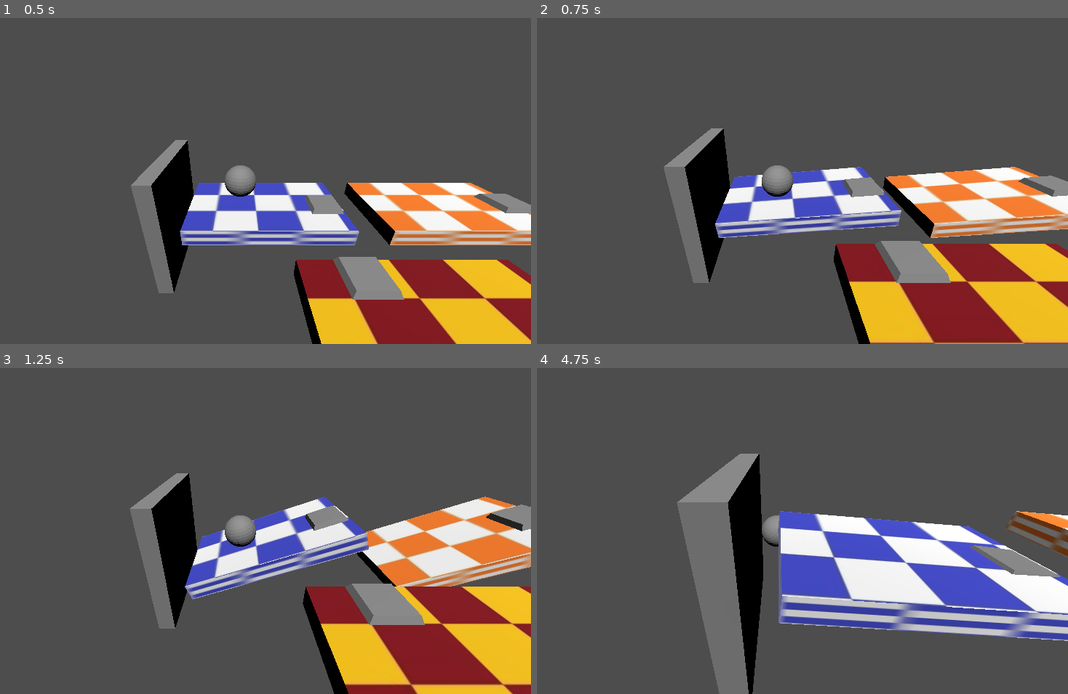
Above: before the commit, frames 1-4 (two rows, left to right).
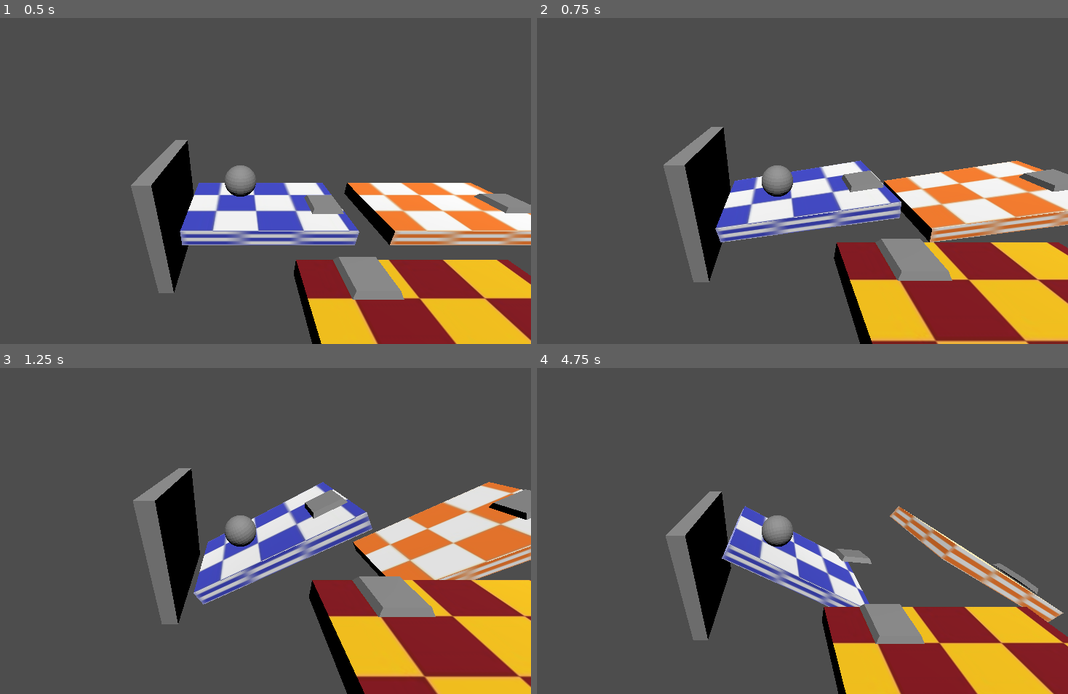
Above: after the commit, the same moments.

Repository: abhinavk0714/csce552-3d-game
Game: Godot game, scene res://scenes/levels/test_world.tscn
Same seed, same stepped clock (60 frames per second), same inputs: the game is played once before the commit and once after it.
Inputs:
- Up to frame 1 (0.5 s): no input
- Up to frame 2 (0.75 s): hold Right (ui_right) from 0.53 s (still down)
- Up to frame 3 (1.25 s): keep holding Right (ui_right)
- Up to frame 4 (4.75 s): release Right (ui_right) at 1.28 s; hold Down (ui_down) 1.28-2.03 s; hold Right (ui_right) 2.03-2.78 s; hold Up (ui_up) 2.78-3.53 s; hold Left (ui_left) from 3.53 s (still down); tap R (ui_reset, bound only after the commit) at 4.15 s

Frame 1 is identical in both runs. In frame 2, 7.7% of the frame differs, in the area x 23-100%, y 33-100%; in frame 3, 16%; in frame 4, 35%, in the area x 24-100%, y 26-100%.

Commit message:
You can now reset the scene by pressing "r" because I'm tired of opening and closing the program so many times and also maybe have a skill issue

Diff:
--- a/project.godot
+++ b/project.godot
@@ -14,3 +14,11 @@
 run/main_scene="uid://b567jf4vr1whv"
 config/features=PackedStringArray("4.5", "Forward Plus")
 config/icon="res://icon.svg"
+
+[input]
+
+ui_reset={
+"deadzone": 0.2,
+"events": [Object(InputEventKey,"resource_local_to_scene":false,"resource_name":"","device":-1,"window_id":0,"alt_pressed":false,"shift_pressed":false,"ctrl_pressed":false,"meta_pressed":false,"pressed":false,"keycode":0,"physical_keycode":82,"key_label":0,"unicode":114,"location":0,"echo":false,"script":null)
+]
+}
--- /dev/null
+++ b/scenes/game_objects/ball.gd
@@ -0,0 +1,19 @@
+extends RigidBody3D
+
+var start_transform: Transform3D
+
+func _ready():
+	# Store the starting transform
+	start_transform = global_transform
+
+func _process(delta):
+	if Input.is_action_just_pressed("ui_reset"):
+		warp_to_start()
+
+func warp_to_start():
+	# Safely teleport the rigidbody back
+	linear_velocity = Vector3.ZERO
+	angular_velocity = Vector3.ZERO
+	freeze = true             # temporarily freeze physics simulation
+	global_transform = start_transform
+	freeze = false
--- a/scenes/game_objects/ball.tscn
+++ b/scenes/game_objects/ball.tscn
@@ -1,12 +1,15 @@
-[gd_scene load_steps=4 format=3 uid="uid://38yglc2vup1v"]
+[gd_scene load_steps=5 format=3 uid="uid://38yglc2vup1v"]
 
 [ext_resource type="ArrayMesh" uid="uid://b206hjjtm8dir" path="res://assets/models/Ball.obj" id="1_x8fbi"]
+[ext_resource type="Script" uid="uid://b4mpx58p0tyly" path="res://scenes/game_objects/ball.gd" id="1_xprjw"]
 [ext_resource type="Script" uid="uid://d2bjfpe1mojqv" path="res://scenes/game_objects/gimbal.gd" id="2_0ljj6"]
 
 [sub_resource type="SphereShape3D" id="SphereShape3D_41u45"]
 radius = 1.0
 
 [node name="Ball" type="RigidBody3D"]
+freeze_mode = 1
+script = ExtResource("1_xprjw")
 
 [node name="MeshInstance3D" type="MeshInstance3D" parent="."]
 mesh = ExtResource("1_x8fbi")
--- a/scripts/controllers/biaxial_platform.gd
+++ b/scripts/controllers/biaxial_platform.gd
@@ -2,7 +2,12 @@
 
 @export var min_angle: float = -30.0
 @export var max_angle: float = 30.0
-@export var rotation_speed: float = 60.0
+@export var rotation_speed: float = 120.0
+
+var start_transform: Transform3D # This class's version so I suppose
+func _ready():
+	# Store the starting transform
+	start_transform = global_transform
 
 func _process(delta):
 	var input_dir_z = 0.0
@@ -23,3 +28,11 @@
 	if input_dir_z != 0.0:
 		var new_rotation = rotation_degrees.z + rotation_speed * input_dir_z * delta
 		rotation_degrees.z = clamp(new_rotation, min_angle, max_angle)
+
+	# Reset Logic:
+	if Input.is_action_just_pressed("ui_reset"):
+		reset_state()
+
+func reset_state():
+	print("r")
+	global_transform = start_transform
--- a/scripts/controllers/uniaxial_platform.gd
+++ b/scripts/controllers/uniaxial_platform.gd
@@ -2,7 +2,13 @@
 
 @export var min_angle: float = -30.0
 @export var max_angle: float = 30.0
-@export var rotation_speed: float = 60.0
+@export var rotation_speed: float = 120.0
+
+var start_transform: Transform3D
+
+func _ready():
+	# Store the starting transform
+	start_transform = global_transform
 
 func _process(delta):
 	var input_dir = 0.0
@@ -14,3 +20,10 @@
 	if input_dir != 0.0:
 		var new_rotation = rotation_degrees.z + rotation_speed * input_dir * delta
 		rotation_degrees.z = clamp(new_rotation, min_angle, max_angle)
+
+	# Reset Logic:
+	if Input.is_action_just_pressed("ui_reset"):
+		reset_state()
+
+func reset_state():
+	global_transform = start_transform
Not shown, added: scenes/game_objects/ball.gd.uid
Not shown: 1 places in scenes/game_objects/biaxial_platform.tscn that only renumber resources
